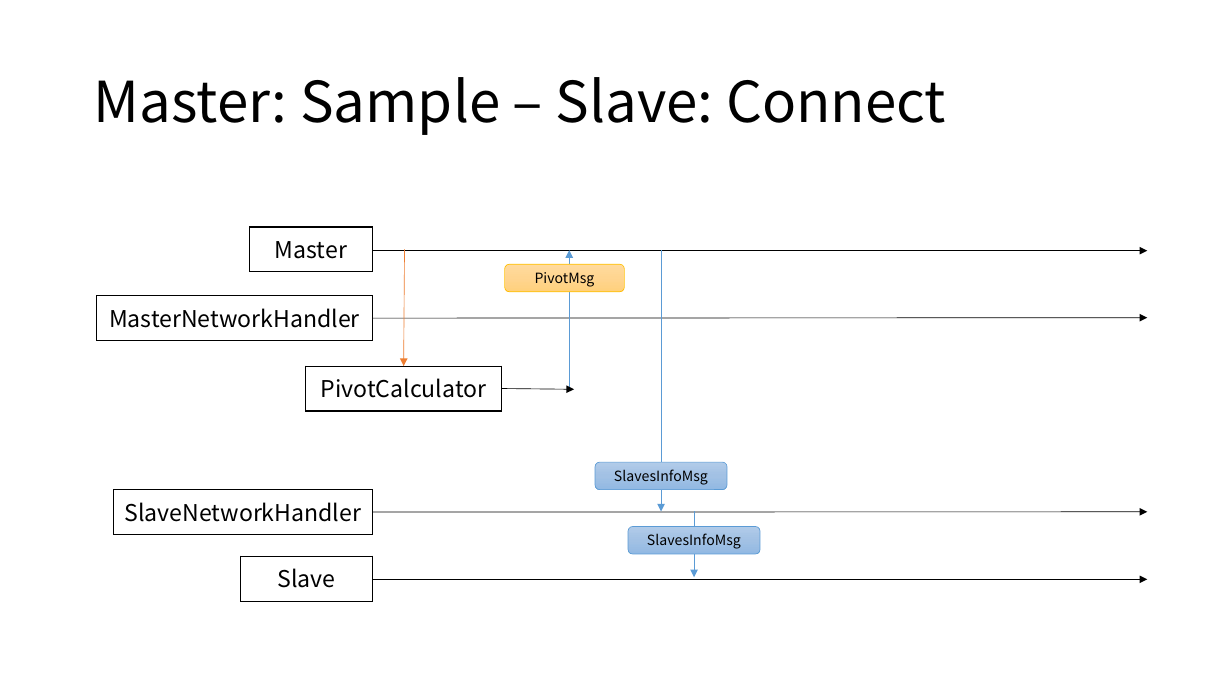
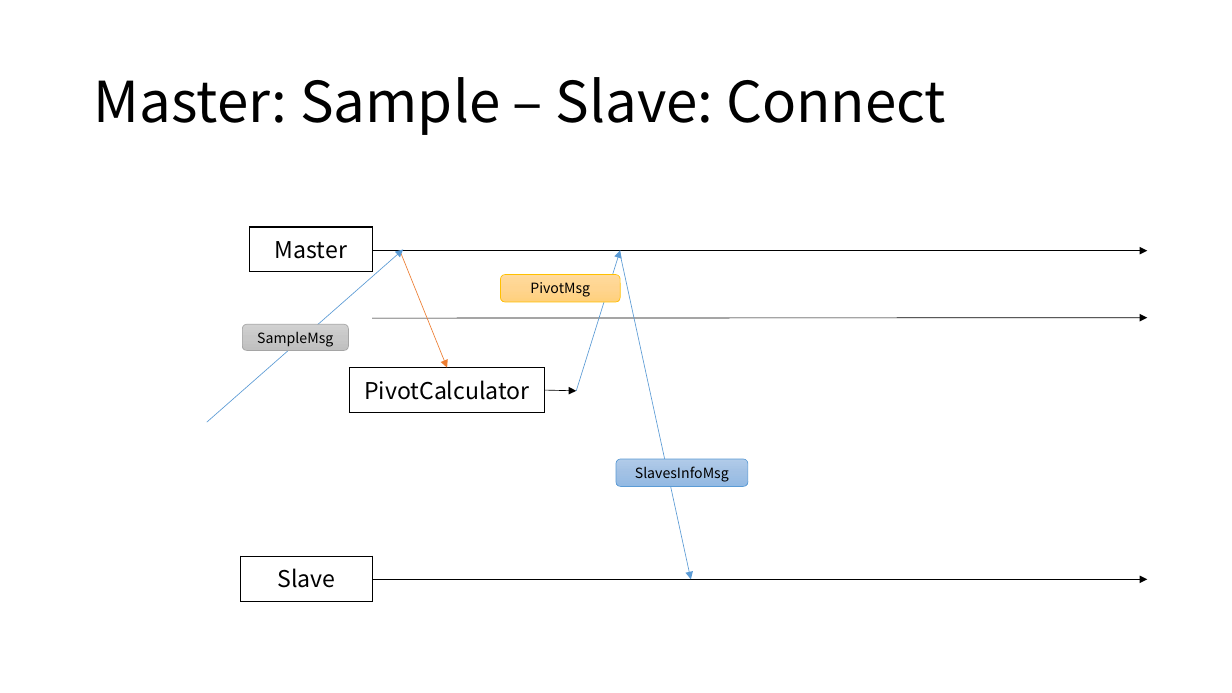
Before and after one commit to Eyebrowmoon/CS490, a slide deck: slide 23 of project.pptx (slide 24 before the commit). Drawn at 1232x693 pixels with LibreOffice and Linux fonts; fonts in the diff are those of the drawing. Boxes give left, top, right and bottom in pixels: in the first picture for what was removed or moved away, otherwise in the second. Text is boxed around its words. In the diff, an @@ line names an element or a change of style, - is before the commit and + after.

```diff
--- a/project.pptx
+++ b/project.pptx
@@ arrow added from (207, 422) to (403, 250), #5B9BD5 0.5 pt @@
@@ arrow moved from (405, 250) - (404, 366) to (400, 252) - (447, 368) @@
@@ arrow moved from (569, 388) - (569, 250) to (577, 391) - (620, 250) @@
@@ arrow moved from (661, 250) - (661, 511) to (620, 254) - (691, 579) @@
@@ table removed at (97, 296, 372, 341), 1 rows, 1 columns @@
-MasterNetworkHandler
@@ rounded rectangle "PivotMsg": place and size @@
-rounded rectangle "PivotMsg" at (505, 264, 625, 292)
+rounded rectangle "PivotMsg" at (501, 274, 621, 302)
@@ rounded rectangle added at (242, 324, 348, 350), fill gradient #D2D2D2 to #C8C8C8 to #C0C0C0, outline #A5A5A5 0.5 pt, 11 pt, text #000000 @@
+SampleMsg
@@ table: place and size @@
-table at (306, 366, 501, 411)
+table at (349, 368, 544, 413)
@@ arrow moved from (502, 388) - (574, 389) to (545, 390) - (577, 391) @@
@@ rounded rectangle "SlavesInfoMsg": place and size @@
-rounded rectangle "SlavesInfoMsg" at (595, 462, 727, 490)
+rounded rectangle "SlavesInfoMsg" at (616, 459, 749, 487)
@@ table removed at (114, 490, 372, 535), 1 rows, 1 columns @@
-SlaveNetworkHandler
@@ arrow removed from (372, 512) to (1148, 512) @@
@@ rounded rectangle removed at (628, 527, 761, 555) @@
-SlavesInfoMsg
@@ arrow removed from (694, 511) to (694, 578) @@
```
Also in this commit, not shown: 11 other slides changed, 5 slides added, 4 slides removed, 27 other files.
